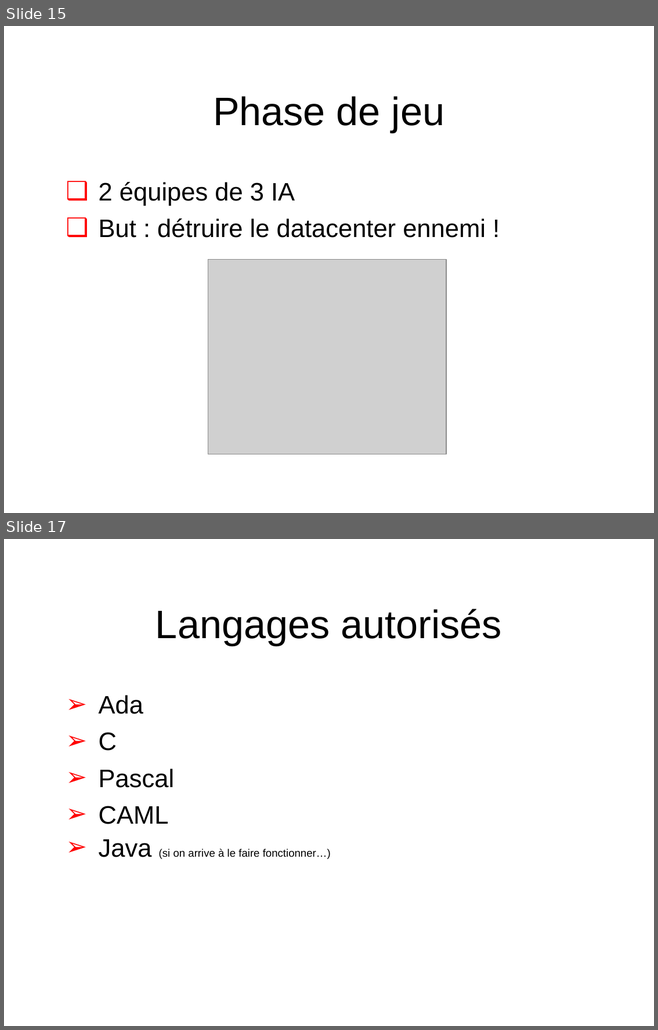
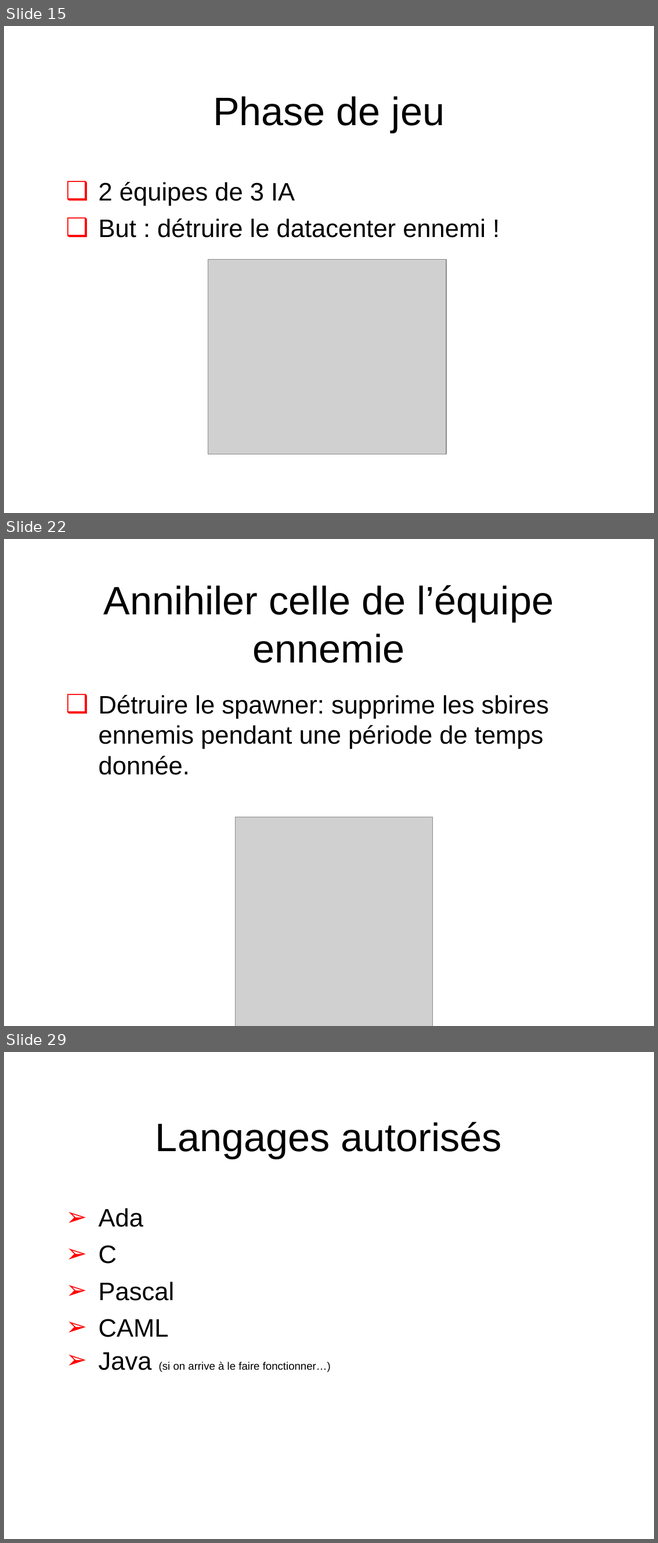
Before and after one commit to Scriptopathe/codinsa2015, a slide deck: Doc/Cod-INSA_Finale.ppt. Shown one above the other, each under a label of ours: slides 15 and 17 before the commit, slides 15, 22 and 29 after it; the slides between them are not shown. The pictures are 658x1030 and 658x1543 pixels, drawn with LibreOffice and Linux fonts; fonts in the diff are those of the drawing; grey boxes stand for pictures; background and template pictures are left out. Boxes give left, top, right and bottom in pixels: in the first picture for what was removed or moved away, otherwise in the second. Text is boxed around its words. In the diff, an @@ line names an element or a change of style, - is before the commit and + after.

```diff
--- a/Doc/Cod-INSA_Finale.ppt
+++ b/Doc/Cod-INSA_Finale.ppt
@@ slide 22 added at box(4, 539, 654, 1026), background #FFFFFF; not listed: 1 template element that a slide beside it also shows @@
@@ title added at box(104, 585, 553, 663), 44 pt, text #000000 @@
+Annihiler celle de l’équipe ennemie
@@ text added at box(99, 695, 549, 775), 28 pt, text #000000 @@
+  ❑ Détruire le spawner: supprime les sbires ennemis pendant une période de temps donnée.
@@ picture added at box(235, 817, 432, 1026) @@
@@ what was slide 17 is now slide 29 @@
```
Also in this commit, not shown: 1 slide changed, 11 other slides added, 26 other files.
